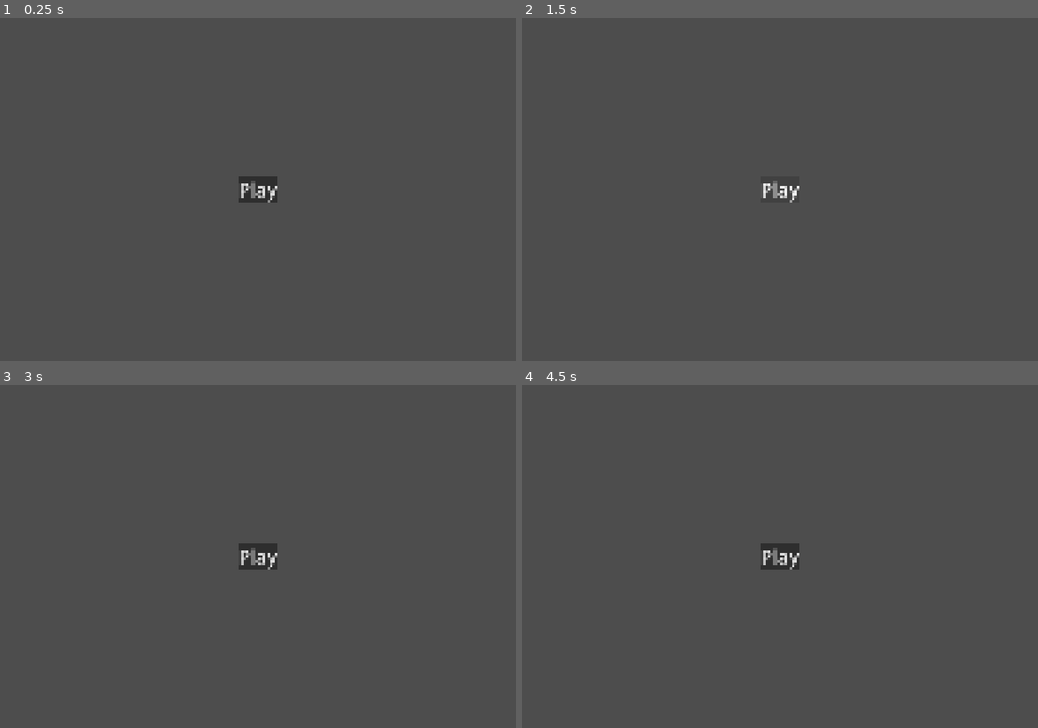
Above: before the commit, frames 1-4 (two rows, left to right).
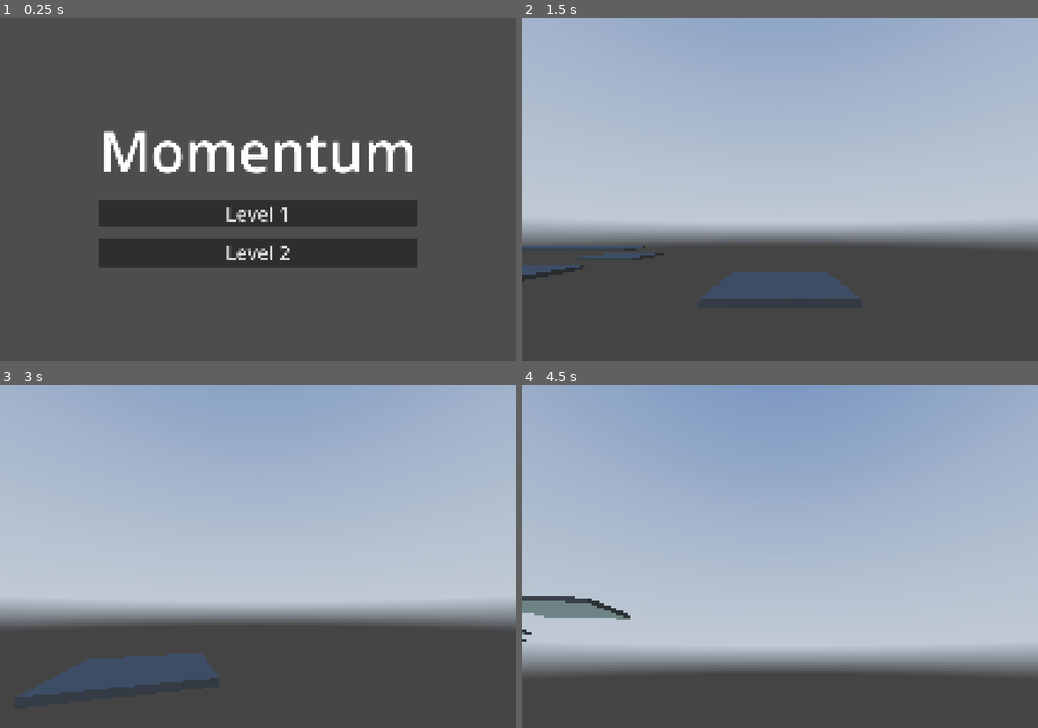
Above: after the commit, the same moments.

Repository: BingleyPro/momentum
Game: Godot game, scene res://menus/main_menu.tscn
Two runs of this game, one before a commit and one after it. Both use one fixed random seed, a clock stepped at 60 frames per second and the inputs below. This scene is started directly instead of the project's main scene. A sky picture missing from this copy of the repository is replaced by a grey-blue gradient.
Inputs (mouse positions are in pixels of both pictures, inside the frame that each line leads up to):
- Up to frame 1 (0.25 s): no input
- Up to frame 2 (1.5 s): click (780, 251) at 0.5 s, where only the run after the commit has a clickable "Level 2"; click (780, 189) at 1.25 s, where only the run before the commit has a clickable "Play"
- Up to frame 3 (3 s): click (258, 556) at 2 s, where only the run before the commit has a clickable "Play"; tap Enter at 2.75 s; move the mouse to (371, 539) at 2.77 s; hold D (right) from 2.78 s (still down); hold E (interact) from 2.78 s (still down)
- Up to frame 4 (4.5 s): tap Space (jump) at 3.02, 3.77 s; move the mouse to (676, 573) at 3.52 s; release D (right) at 3.53 s; release E (interact) at 3.53 s; hold S (backwards) 3.53-4.28 s; tap C (slide) at 3.6 s; move the mouse to (831, 481) at 4.27 s; hold D (right) from 4.28 s (still down); hold Shift (sprint) from 4.28 s (still down)

The runs differ from the first frame. In frame 1, 13% of the frame differs, in the area x 19-81%, y 32-73%; in frame 2, 69%; in frame 3, 72%; in frame 4, 83%, in the area x 0-100%, y 0-84%.

Commit message:
main menu

Diff:
--- a/levels/level_02.tscn
+++ b/levels/level_02.tscn
@@ -86,7 +86,7 @@
 transform = Transform3D(1, 0, 0, 0, 1, 0, 0, 0, 1, 55, 0, -15)
 
 [node name="Floor23" parent="Environment" unique_id=214269138 instance=ExtResource("3_8yqd8")]
-transform = Transform3D(1, 0, 0, 0, 1, 0, 0, 0, 1, 55, 0, -8)
+transform = Transform3D(1, 0, 0, 0, 1, 0, 0, 0, 1, 55, 0, -7)
 
 [node name="Floor24" parent="Environment" unique_id=1871311196 instance=ExtResource("3_8yqd8")]
 transform = Transform3D(1, 0, 0, 0, 1, 0, 0, 0, 1, 67, 0, -5)
--- /dev/null
+++ b/menus/main_menu.gd
@@ -0,0 +1,10 @@
+extends Control
+
+@onready var level_1 = $VBoxContainer/Level1
+@onready var level_2 = $VBoxContainer/Level2
+
+func _on_level_1_pressed():
+	get_tree().change_scene_to_file("res://levels/level01.tscn")
+
+func _on_level_2_pressed():
+	get_tree().change_scene_to_file("res://levels/level_02.tscn")
--- a/menus/main_menu.tscn
+++ b/menus/main_menu.tscn
@@ -1,4 +1,6 @@
 [gd_scene format=3 uid="uid://ygilghvo6snn"]
+
+[ext_resource type="Script" uid="uid://c75n3i2qgrfeo" path="res://menus/main_menu.gd" id="1_8gy84"]
 
 [node name="MainMenu" type="Control" unique_id=2052937118]
 layout_mode = 3
@@ -7,6 +9,7 @@
 anchor_bottom = 1.0
 grow_horizontal = 2
 grow_vertical = 2
+script = ExtResource("1_8gy84")
 
 [node name="VBoxContainer" type="VBoxContainer" parent="." unique_id=1720506412]
 layout_mode = 1
@@ -21,8 +24,22 @@
 offset_bottom = 15.5
 grow_horizontal = 2
 grow_vertical = 2
+theme_override_constants/separation = 66
 
-[node name="Button" type="Button" parent="VBoxContainer" unique_id=610743907]
+[node name="Label" type="Label" parent="VBoxContainer" unique_id=825921879]
+layout_mode = 2
+theme_override_font_sizes/font_size = 325
+text = "Momentum"
+
+[node name="Level1" type="Button" parent="VBoxContainer" unique_id=299969522]
 layout_mode = 2
 theme_override_font_sizes/font_size = 112
-text = "Play"
+text = "Level 1"
+
+[node name="Level2" type="Button" parent="VBoxContainer" unique_id=701095881]
+layout_mode = 2
+theme_override_font_sizes/font_size = 112
+text = "Level 2"
+
+[connection signal="pressed" from="VBoxContainer/Level1" to="." method="_on_level_1_pressed"]
+[connection signal="pressed" from="VBoxContainer/Level2" to="." method="_on_level_2_pressed"]
Not shown, added: menus/main_menu.gd.uid
